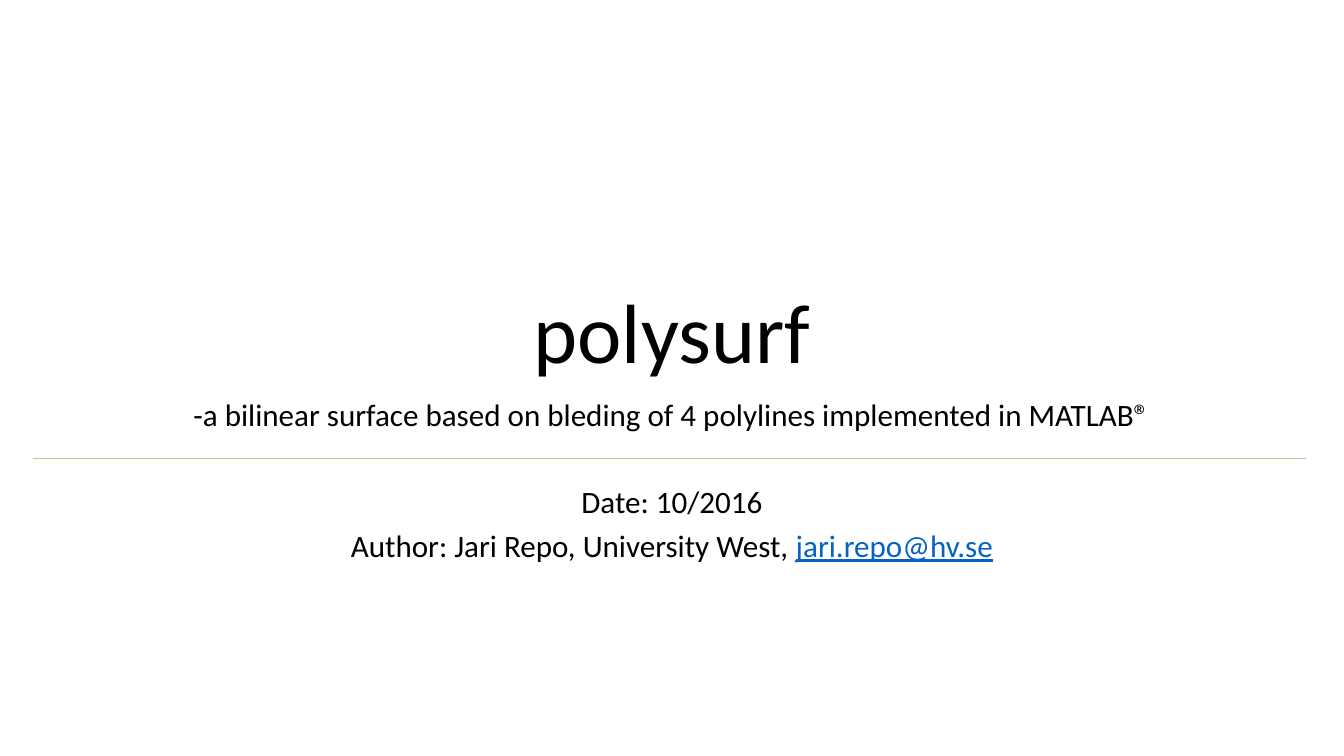
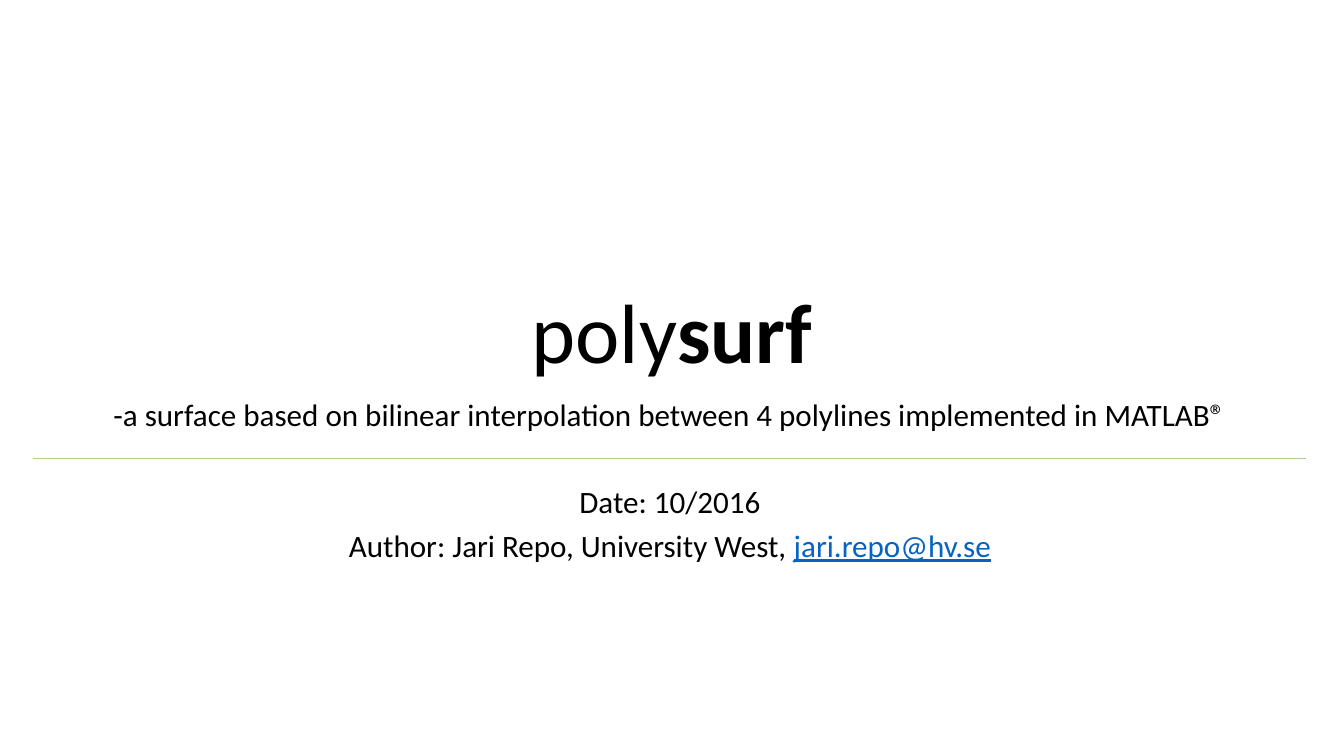
Before and after one commit to jarirepo/polysurf, a slide deck: slide 1 of polysurf_steps.pptx. Drawn at 1344x756 pixels with LibreOffice and Linux fonts; fonts in the diff are those of the drawing. Boxes give left, top, right and bottom in pixels: in the first picture for what was removed or moved away, otherwise in the second. Text is boxed around its words. In the diff, an @@ line names an element or a change of style, - is before the commit and + after.

Commit message:
polysurf update
This update also contains a MEX-implementation of polysurf named
"cpolysurf.mexw64"

```diff
--- a/polysurf_steps.pptx
+++ b/polysurf_steps.pptx
@@ title "polysurf" at box(532, 304, 813, 377): bold on in "polysurf" @@
@@ subtitle "-a surface based on bilinear ...": place and size @@
-subtitle "-a surface based on bilinear ..." at box(193, 404, 1150, 563)
+subtitle "-a surface based on bilinear ..." at box(113, 404, 1226, 563)
@@ subtitle at box(113, 404, 1226, 431): text changed @@
--a bilinear surface based on bleding of 4 polylines implemented in MATLAB®
+-a surface based on bilinear interpolation between 4 polylines implemented in MATLAB®
```
Also in this commit, not shown: 1 slide added, 11 other files.
